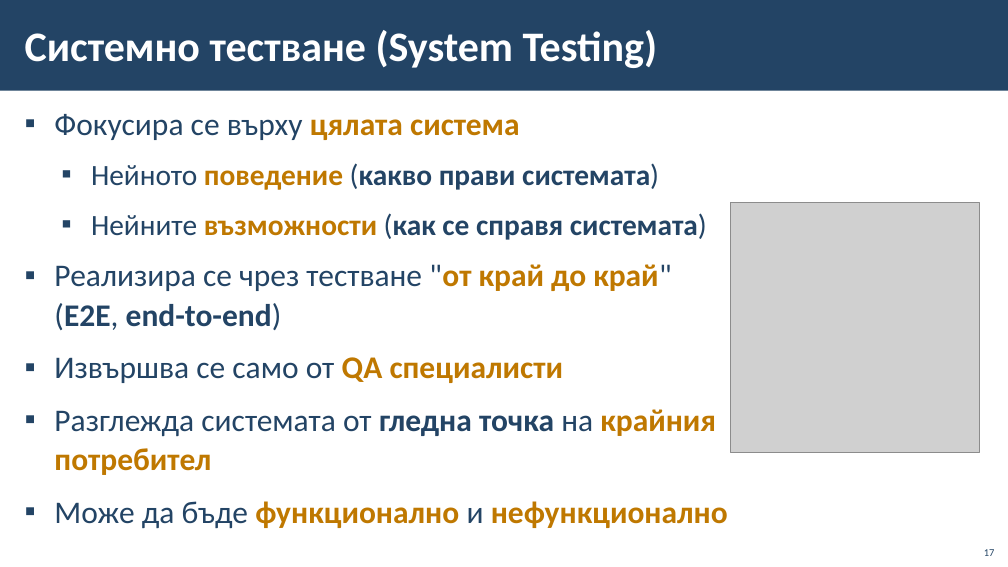
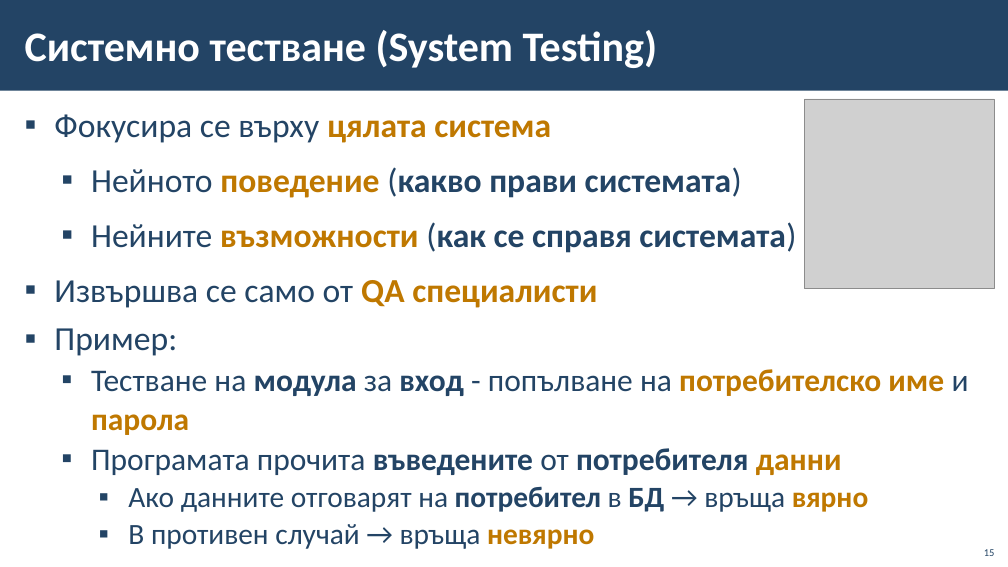
Before and after one commit to BG-IT-Edu/School-Programming, a slide deck: slide 15 of Courses/Software-Sciences/Module-4-Information-Systems-New/13-Information-System-Testing/13-Information-System-Testing.pptx (slide 17 before the commit). Drawn at 1008x567 pixels with LibreOffice and Linux fonts; fonts in the diff are those of the drawing; grey boxes stand for pictures; background and template pictures are left out. Boxes give left, top, right and bottom in pixels: in the first picture for what was removed or moved away, otherwise in the second. Text is boxed around its words. In the diff, an @@ line names an element or a change of style, - is before the commit and + after.

```diff
--- a/Courses/Software-Sciences/Module-4-Information-Systems-New/13-Information-System-Testing/13-Information-System-Testing.pptx
+++ b/Courses/Software-Sciences/Module-4-Information-Systems-New/13-Information-System-Testing/13-Information-System-Testing.pptx
@@ text at (x1=54, y1=114, x2=796, y2=308): size 30 to 32 pt in "Фокусира се върху цялата система", "Извършва се само от QA специалисти"; size 28 to 32 pt in "Нейното поведение (какво прави системата)", "Нейните възможности (как се справя системата)" @@
@@ picture resized from (x1=730, y1=203, x2=980, y2=452) to (x1=805, y1=99, x2=994, y2=289) @@
@@ text at (x1=54, y1=264, x2=671, y2=330): paragraph removed @@
-▪ Реализира се чрез тестване "от край до край" (E2E, end-to-end)
@@ text at (x1=54, y1=328, x2=969, y2=549): text changed; bold off @@
-▪ Разглежда системата от гледна точка на крайния потребител
-▪ Може да бъде функционално и нефункционално
+▪ Пример:
+  ▪ Тестване на модула за вход - попълване на потребителско име и парола
+  ▪ Програмата прочита въведените от потребителя данни
+    ▪ Ако данните отговарят на потребител в БД → връща вярно
+    ▪ В противен случай → връща невярно
@@ page number at (x1=984, y1=549, x2=995, y2=556): text changed @@
-17
+15
```
Also in this commit, not shown: 3 other slides changed, 5 slides removed.
